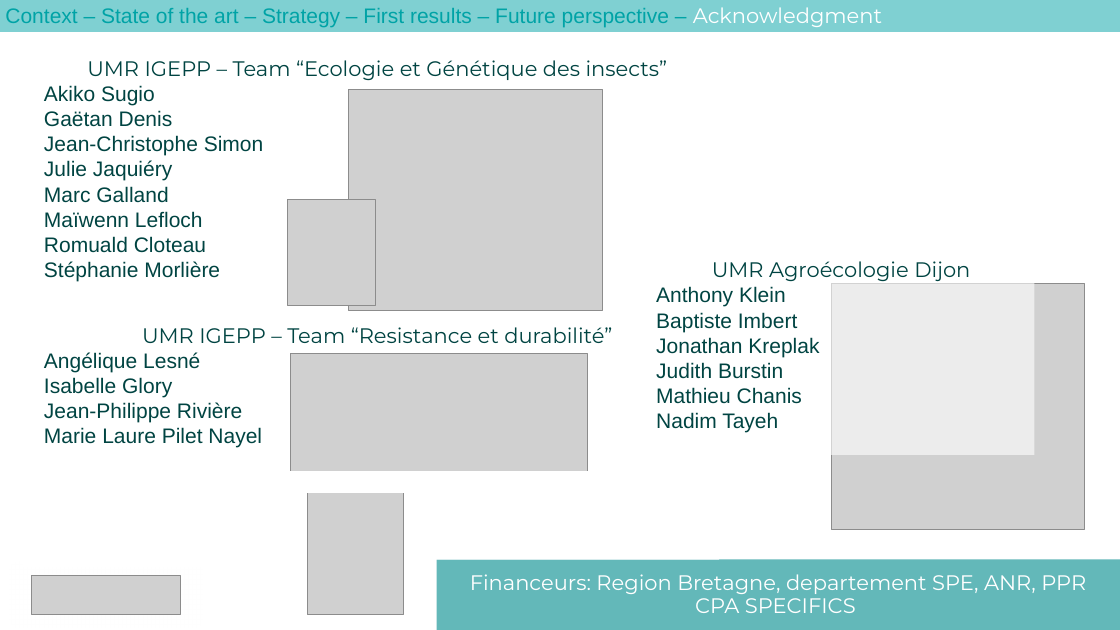
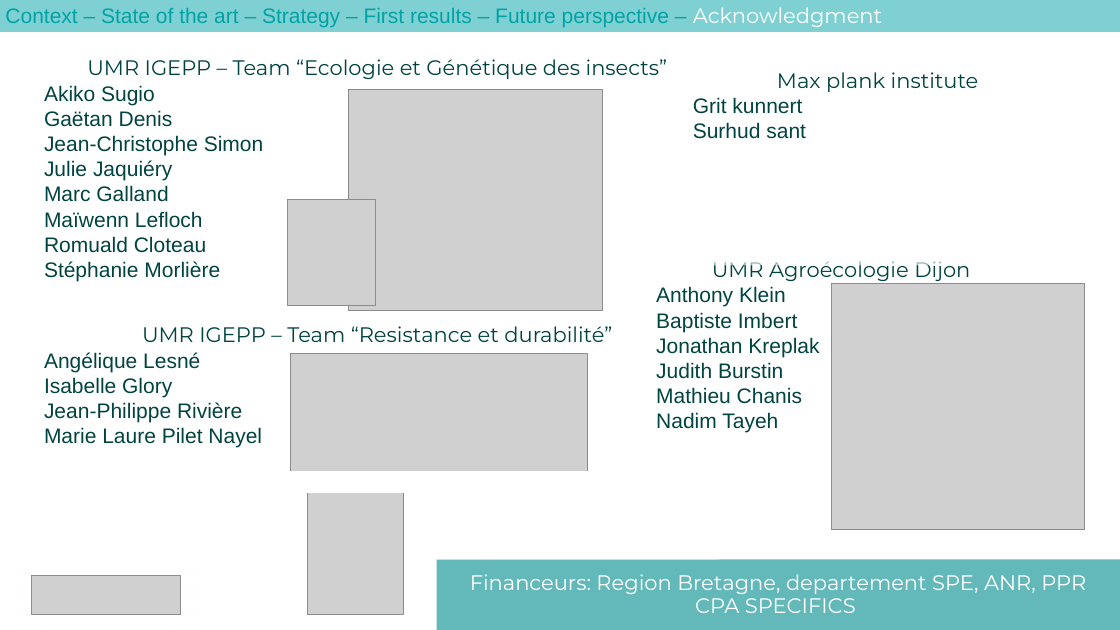
Before and after one commit to igepp-egi/faba_specifics, a slide deck: slide 36 of M01-metabolomic-analysis/untargeted_metabolomic/presentation metabo.pptx (slide 34 before the commit). Drawn at 1120x630 pixels with LibreOffice and Linux fonts; fonts in the diff are those of the drawing; grey boxes stand for pictures. Boxes give left, top, right and bottom in pixels: in the first picture for what was removed or moved away, otherwise in the second. Text is boxed around its words. In the diff, an @@ line names an element or a change of style, - is before the commit and + after.

```diff
--- a/M01-metabolomic-analysis/untargeted_metabolomic/presentation metabo.pptx
+++ b/M01-metabolomic-analysis/untargeted_metabolomic/presentation metabo.pptx
@@ text added at [693,72,979,139], 18 pt, text #004442 @@
+Max plank institute
+Grit kunnert
+Surhud sant
@@ text "UMR Agroécologie Dijon" rewrapped from [648,253,1034,455] to [656,261,970,433] @@
```
Also in this commit, not shown: 30 other slides changed, 4 slides added, 2 slides removed, 1 other file.
